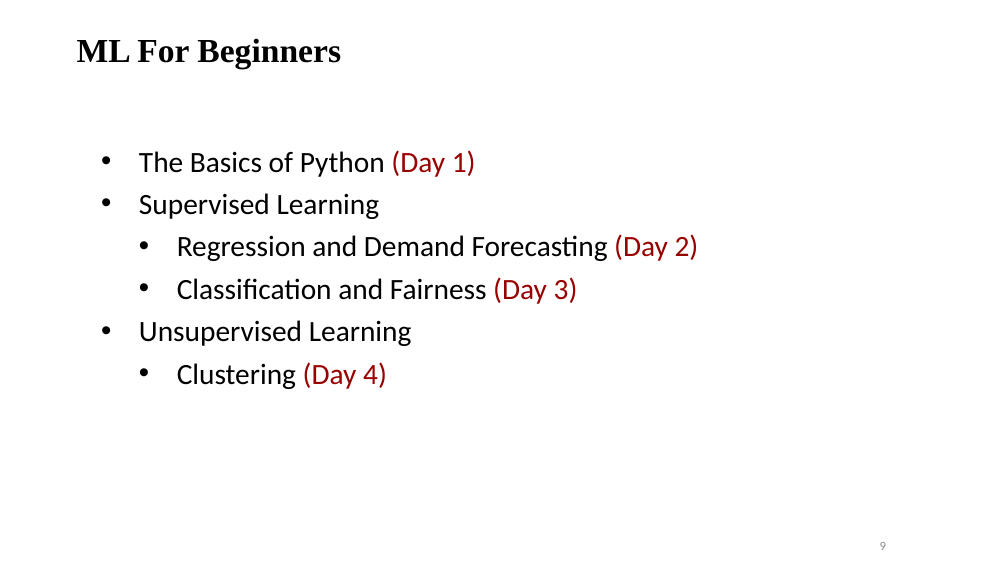
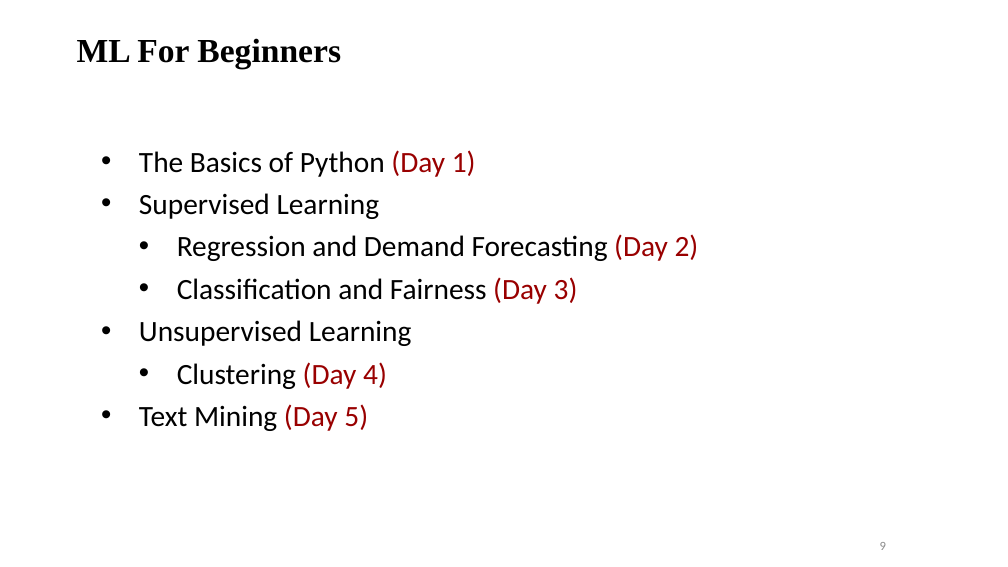
Before and after one commit to qahtanaa/qahtanaa.wep_mlb_24.io, a slide deck: slide 9 of lectures/day_1/WEP24_Day1_Basics.pptx. Drawn at 1008x567 pixels with LibreOffice and Linux fonts; fonts in the diff are those of the drawing; background and template pictures are left out. Boxes give left, top, right and bottom in pixels: in the first picture for what was removed or moved away, otherwise in the second. Text is boxed around its words. In the diff, an @@ line names an element or a change of style, - is before the commit and + after.

Commit message:
Adding slides for Day1

```diff
--- a/lectures/day_1/WEP24_Day1_Basics.pptx
+++ b/lectures/day_1/WEP24_Day1_Basics.pptx
@@ text at (139,404,368,431): paragraph added @@
+• Text Mining (Day 5)
```
Also in this commit, not shown: 1 slide added, 1 slide removed.
